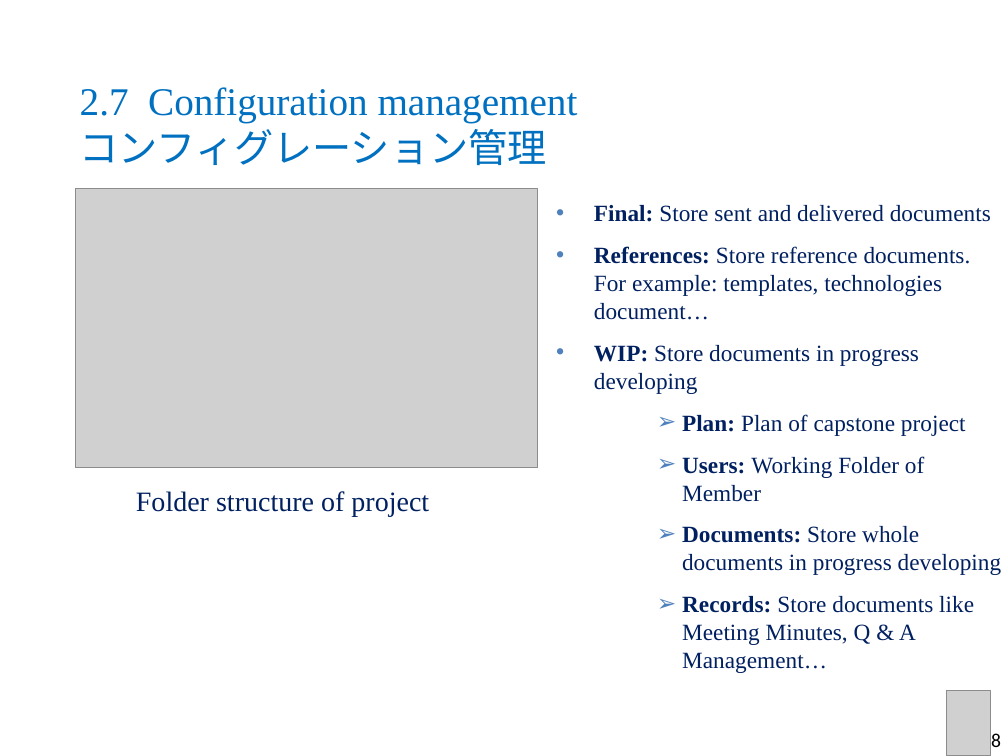
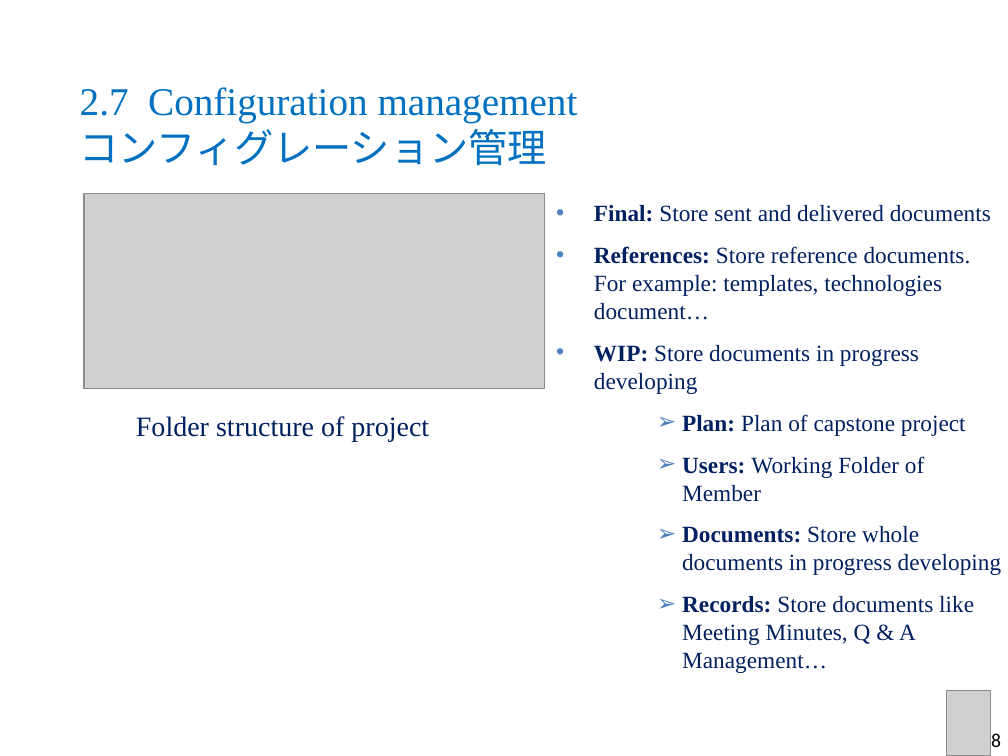
Before and after one commit to sangnvus/2015FALLJS01, a slide deck: slide 22 of WIP/Documents/Report 6/DDL_Slide_v1.1.pptx (slide 21 before the commit). Drawn at 1008x756 pixels with LibreOffice and Linux fonts; fonts in the diff are those of the drawing; grey boxes stand for pictures; background and template pictures are left out. Boxes give left, top, right and bottom in pixels: in the first picture for what was removed or moved away, otherwise in the second. Text is boxed around its words. In the diff, an @@ line names an element or a change of style, - is before the commit and + after.

```diff
--- a/WIP/Documents/Report 6/DDL_Slide_v1.1.pptx
+++ b/WIP/Documents/Report 6/DDL_Slide_v1.1.pptx
@@ picture: place and size @@
-picture at <box>76,188,537,468</box>
+picture at <box>84,194,544,389</box>
@@ text "Folder structure of project": place and size @@
-text "Folder structure of project" at <box>136,491,429,517</box>
+text "Folder structure of project" at <box>136,416,429,441</box>
```
Also in this commit, not shown: 30 other slides changed, 1 slide added.
